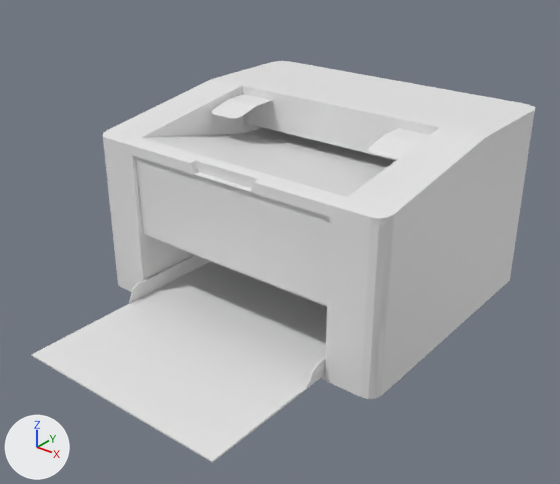
What one commit did to the glTF model BAMF/wwwroot/view3d/models/printer.glb.
Rendered twice from a 50 mm lens placed at (1.012, -1.248, 0.945), pointed at (0.036, -0.028, 0.189). Arrows for +X, +Y and +Z are at lower left; the lights stay in place. The picture after the commit comes second. Vertices at exactly the same position are counted once.

Before the edit, the objects in view are built like this:
```python
me_printer_0 = bpy.data.meshes.new('printer_0')
me_printer_0.from_pydata(...)  # 172 vertices, 286 faces; spans x -0.386..0.386, y -0.5..0.5, z 0.0..0.443
ob_dev_printer = bpy.data.objects.new('dev_printer', me_printer_0)
ob_dev_printer.location = (0.0, 0.0, 0.0)
```
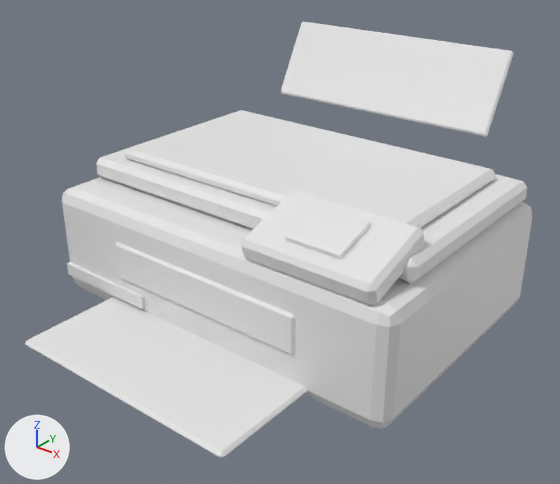
Boxes (x1, y1, x2, y2) around the edits, measured in the pictures (560 x 484 px):
'dev_printer', reshaped (8% taller): before (31, 61, 535, 463); after (25, 22, 532, 458)
part 1 of me_printer_0, added: after (67, 262, 145, 309)
part 2 of me_printer_0, rebuilt: before (103, 61, 535, 399); after (62, 177, 532, 428)
part 3 of me_printer_0, rebuilt: before (31, 255, 327, 463); after (25, 296, 308, 458)
part 4 of me_printer_0, added: after (96, 120, 527, 284)
part 5 of me_printer_0, added: after (125, 110, 495, 228)
part 6 of me_printer_0, added: after (115, 242, 296, 355)
part 7 of me_printer_0, added: after (281, 22, 514, 137)
part 8 of me_printer_0, added: after (240, 190, 425, 305)
part 9 of me_printer_0, deleted: before (211, 94, 272, 119)
part 10 of me_printer_0, deleted: before (368, 128, 429, 159)
part 11 of me_printer_0, added: after (285, 205, 371, 259)

Patch to the scene script:
```diff
--- a/BAMF/wwwroot/view3d/models/printer.glb.py
+++ b/BAMF/wwwroot/view3d/models/printer.glb.py
@@ me_printer_0 @@
 # used by ob_dev_printer; location = (0.0, 0.0, 0.0)
-me_printer_0.from_pydata(...)  # 172 vertices, 286 faces; spans x -0.386..0.386, y -0.5..0.5, z 0.0..0.443
+me_printer_0.from_pydata(...)  # 276 vertices, 504 faces; spans x -0.459..0.459, y -0.5..0.5, z 0.0..0.56
+# me_printer_0 part 1: a new loose piece, a box spanning x -0.439..-0.173, y -0.263..-0.251, z 0.046..0.077
+# me_printer_0 part 2: the loose piece of 120 vertices spanning x -0.386..0.386, y -0.173..0.5, z 0.0..0.443 is rebuilt with 56 vertices and now spans x -0.459..0.459, y -0.255..0.377, z 0.0..0.265
+# me_printer_0 part 3: the loose piece of 32 vertices spanning x -0.266..0.266, y -0.5..0.179, z 0.008..0.05 is rebuilt with 24 vertices and now spans x -0.286..0.286, y -0.5..-0.194, z 0.023..0.038
+# me_printer_0 part 4: a new loose piece of 24 vertices spanning x -0.439..0.439, y -0.153..0.357, z 0.265..0.316
+# me_printer_0 part 5: a new loose piece of 24 vertices spanning x -0.377..0.377, y -0.112..0.316, z 0.311..0.342
+# me_printer_0 part 6: a new loose piece of 24 vertices spanning x -0.255..0.255, y -0.261..-0.249, z 0.097..0.189
+# me_printer_0 part 7: a new loose piece of 24 vertices spanning x -0.306..0.306, y 0.397..0.5, z 0.378..0.56
+# me_printer_0 part 8: a new loose piece of 24 vertices spanning x 0.112..0.418, y -0.255..-0.071, z 0.257..0.355
+# me_printer_0 part 9: the loose piece of 10 vertices spanning x -0.273..-0.18, y 0.077..0.211, z 0.404..0.422 is deleted
+# me_printer_0 part 10: the loose piece of 10 vertices spanning x 0.18..0.273, y 0.077..0.211, z 0.404..0.422 is deleted
+# me_printer_0 part 11
+# 8 vertices are added at x 0.204..0.326, y -0.224..-0.124, z 0.314..0.355
+# 12 new faces join them
+# other edits to the shape of me_printer_0 do not show in these pictures
```
